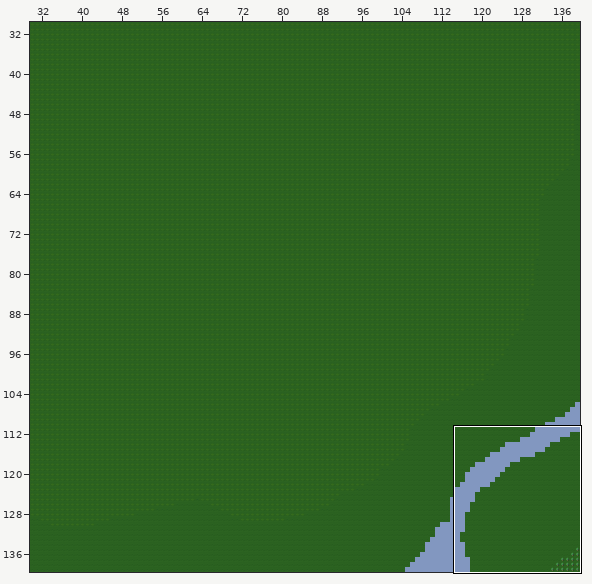
Two states of a Tiled map, maps/00-02-03-50-00.tmx. Above: a wide view before the commit, with the close-up outlined.
Close-up. The starting point:
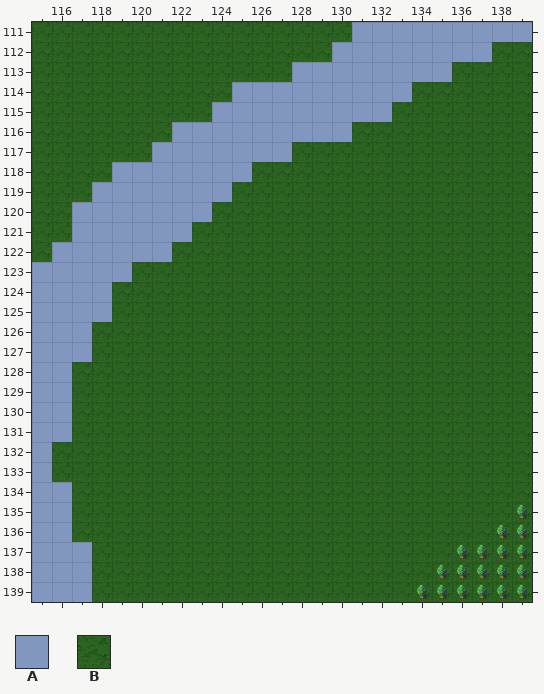
Cells are 32x32 px. Shown: x 115..139, y 111..139. Not drawn, because the pictures are missing: unchanged layer "Collision".
Key: from "cartography_set": A 24, B 35.
_ is an empty cell.
Layers that did not change in this view are not listed.
Layer "Ground1" before, first column x 115:
111 BBBBBBBBBBBBBBBBAAAAAAAAA
112 BBBBBBBBBBBBBBBAAAAAAAABB
113 BBBBBBBBBBBBBAAAAAAAABBBB
114 BBBBBBBBBBAAAAAAAAABBBBBB
115 BBBBBBBBBAAAAAAAAABBBBBBB
116 BBBBBBBAAAAAAAAABBBBBBBBB
117 BBBBBBAAAAAAABBBBBBBBBBBB
118 BBBBAAAAAAABBBBBBBBBBBBBB
119 BBBAAAAAAABBBBBBBBBBBBBBB
120 BBAAAAAAABBBBBBBBBBBBBBBB
121 BBAAAAAABBBBBBBBBBBBBBBBB
122 BAAAAAABBBBBBBBBBBBBBBBBB
123 AAAAABBBBBBBBBBBBBBBBBBBB
124 AAAABBBBBBBBBBBBBBBBBBBBB
125 AAAABBBBBBBBBBBBBBBBBBBBB
126 AAABBBBBBBBBBBBBBBBBBBBBB
127 AAABBBBBBBBBBBBBBBBBBBBBB
128 AABBBBBBBBBBBBBBBBBBBBBBB
129 AABBBBBBBBBBBBBBBBBBBBBBB
130 AABBBBBBBBBBBBBBBBBBBBBBB
131 AABBBBBBBBBBBBBBBBBBBBBBB
132 ABBBBBBBBBBBBBBBBBBBBBBBB
133 ABBBBBBBBBBBBBBBBBBBBBBBB
134 AABBBBBBBBBBBBBBBBBBBBBBB
135 AABBBBBBBBBBBBBBBBBBBBBBB
136 AABBBBBBBBBBBBBBBBBBBBBBB
137 AAABBBBBBBBBBBBBBBBBBBBBB
138 AAABBBBBBBBBBBBBBBBBBBBBB
139 AAABBBBBBBBBBBBBBBBBBBBBB
After:
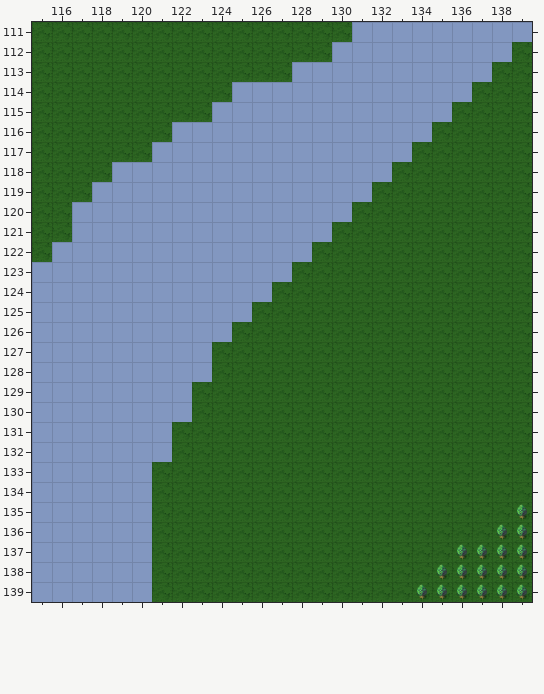
Diff:
Layer "Ground1":
y 112: x 138 B -> A
y 113: x 136..137 BB -> AA
y 114: x 134..136 BBB -> AAA
y 115: x 133..135 BBB -> AAA
y 116: x 131..134 BBBB -> AAAA
y 117: x 128..133 BBBBBB -> AAAAAA
y 118: x 126..132 BBBBBBB -> AAAAAAA
y 119: x 125..131 BBBBBBB -> AAAAAAA
y 120: x 124..130 BBBBBBB -> AAAAAAA
y 121: x 123..129 BBBBBBB -> AAAAAAA
y 122: x 122..128 BBBBBBB -> AAAAAAA
y 123: x 120..127 BBBBBBBB -> AAAAAAAA
y 124: x 119..126 BBBBBBBB -> AAAAAAAA
y 125: x 119..125 BBBBBBB -> AAAAAAA
y 126: x 118..124 BBBBBBB -> AAAAAAA
y 127: x 118..123 BBBBBB -> AAAAAA
y 128: x 117..123 BBBBBBB -> AAAAAAA
y 129..130: x 117..122 BBBBBB -> AAAAAA
y 131: x 117..121 BBBBB -> AAAAA
y 132: x 116..121 BBBBBB -> AAAAAA
y 133: x 116..120 BBBBB -> AAAAA
y 134..136: x 117..120 BBBB -> AAAA
y 137..139: x 118..120 BBB -> AAA
Where, in picture pixels (left, top, right, bottom), the same in both close-ups:
changed: (52, 42, 512, 602)
